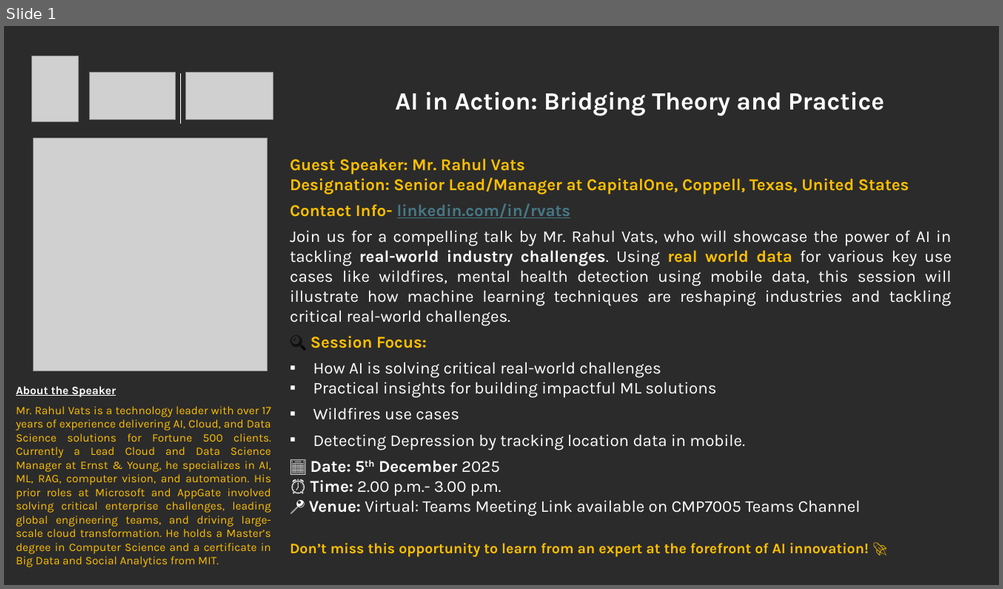
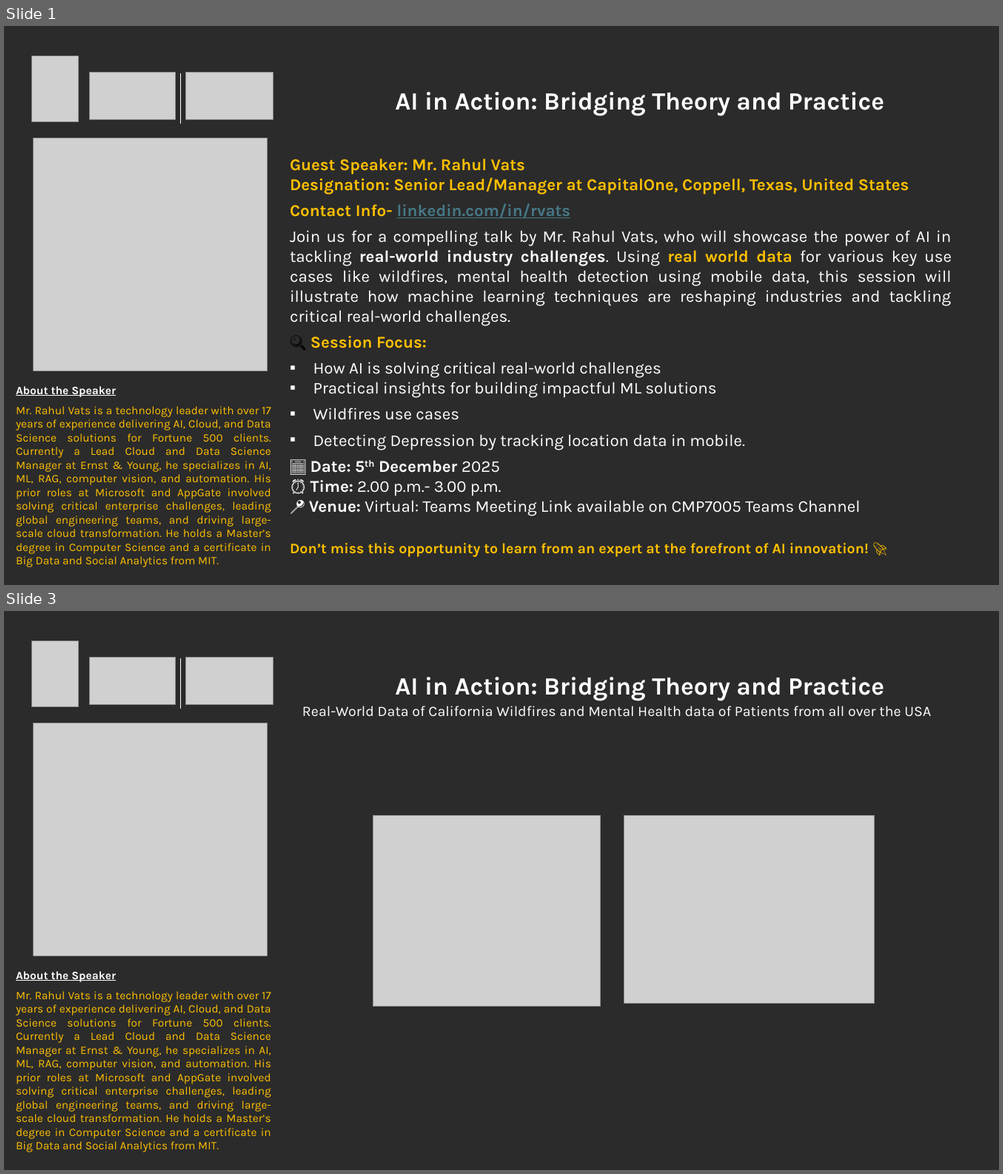
Before and after one commit to rvats/CardiffMetropolitanUniversity_Talk_By_RahulVats, a slide deck: AITalk_at_Cardiff_By_RahulVats.pptx. Shown one above the other, each under a label of ours: slide 1 before the commit, slides 1 and 3 after it; the slides between them are not shown. The pictures are 1003x589 and 1003x1174 pixels, drawn with LibreOffice and Linux fonts; fonts in the diff are those of the drawing; grey boxes stand for pictures; background and template pictures are left out; a plain dark background stands for a picture behind light text. Boxes give left, top, right and bottom in pixels: in the first picture for what was removed or moved away, otherwise in the second. Text is boxed around its words. In the diff, an @@ line names an element or a change of style, - is before the commit and + after.

```diff
--- a/AITalk_at_Cardiff_By_RahulVats.pptx
+++ b/AITalk_at_Cardiff_By_RahulVats.pptx
@@ slide 3 added at (4, 611, 999, 1170), background picture (left out) @@
@@ picture added at (31, 641, 79, 706) @@
@@ picture added at (90, 658, 176, 704) @@
@@ line added from (181, 658) to (181, 709), #FFFFFF 0.25 pt @@
@@ picture added at (185, 658, 273, 704) @@
@@ text added at (395, 677, 884, 701), 24 pt, text #FFFFFF, bold @@
+AI in Action: Bridging Theory and Practice
@@ text added at (302, 706, 930, 717), 14 pt, text #FFFFFF @@
+Real-World Data of California Wildfires and Mental Health data of Patients from all over the USA
@@ picture added at (33, 723, 267, 957) @@
@@ picture added at (373, 816, 600, 1007) @@
@@ picture added at (624, 816, 874, 1004) @@
@@ text added at (16, 971, 271, 1153), 11 pt, text #FFC000 @@
+About the Speaker
+Mr. Rahul Vats is a technology leader with over 17 years of experience delivering AI, Cloud, and Data Science solutions for Fortune 500 clients. Currently a Lead Cloud and Data Science Manager at Ernst & Young, he specializes in AI, ML, RAG, computer vision, and automation. His prior roles at Microsoft and AppGate involved solving critical enterprise challenges, leading global engineering teams, and driving large-scale cloud transformation. He holds a Master’s degree in Computer Science and a certificate in Big Data and Social Analytics from MIT.
```
Also in this commit, not shown: 9 slides changed, 9 other files.
